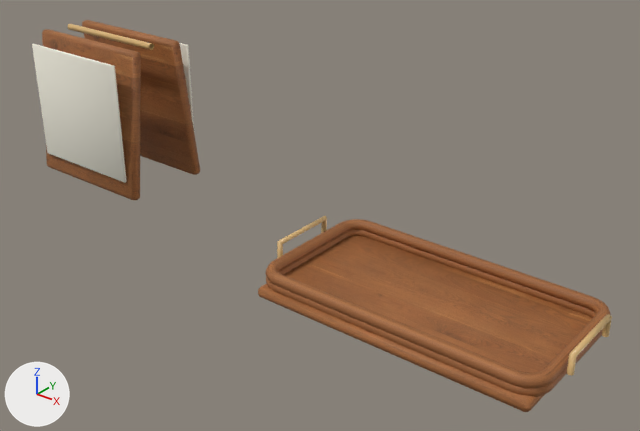
Renders of the Blender file art/blender/kiosk_counter_details.blend from each side of a commit.
Camera for both pictures: a 50 mm lens placed at (1.027, -3.387, 1.011), pointed at (-0.152, -1.913, 0.097). The axes (+X, +Y, +Z) are drawn at lower left. The lights are the same throughout. The first picture is the older version.

The first picture shows 'Menu back inset paper', 'Menu brass top hinge', 'Menu inset paper', 'Menu wood stand', 'Menu wood stand.001', 'Serving tray carved rim', 'Serving tray carved rim.001', 'Serving tray inset base', 'Tray brass carry handle.001' and 1 more.
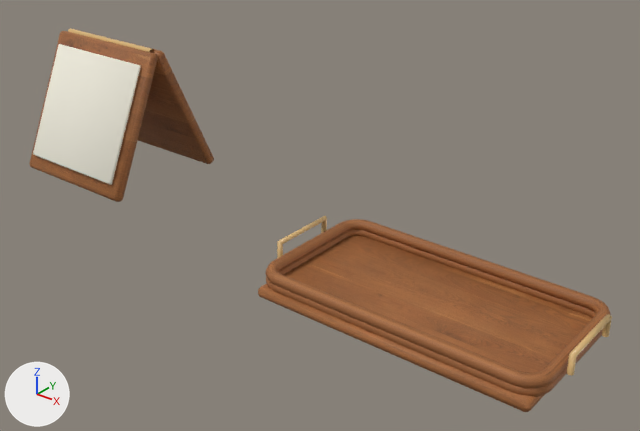
Location of each change, [x1, y1, x2, y2] in pixels of the pictures (640 x 431 px):
'Menu inset paper', moved, turned
    before: [32, 44, 127, 183]
    after: [33, 44, 141, 185]
'Menu wood stand', turned
    before: [42, 29, 141, 200]
    after: [30, 31, 158, 202]
'Menu wood stand.001', turned
    before: [82, 20, 200, 175]
    after: [123, 41, 214, 164]
'Menu brass top hinge', moved
    before: [68, 24, 154, 50]
    after: [68, 28, 154, 52]
'Menu back inset paper', moved, turned (not visible afterwards)
    before: [179, 43, 194, 128]

Diff of the bpy script that builds the scene:
```diff
--- a/art/blender/kiosk_counter_details.blend.py
+++ b/art/blender/kiosk_counter_details.blend.py
@@ me_menu_brass_top_hinge @@
 # used by ob_menu_brass_top_hinge; location = (0.0, 0.0, 0.0)
-me_menu_brass_top_hinge.from_pydata(...)  # 16 vertices, 8 faces; spans x -1.07..-0.73, y -1.899..-1.881, z 0.391..0.409
+me_menu_brass_top_hinge.from_pydata(...)  # 16 vertices, 8 faces; spans x -1.07..-0.73, y -1.899..-1.881, z 0.377..0.395
+# me_menu_brass_top_hinge part 1: the whole mesh is moved by (0.0, 0.0, -0.014)
 me_menu_brass_top_hinge.materials.append(mat_facade_brass)
@@ ob_menu_wood_stand @@
 ob_menu_wood_stand.location = (-0.9, -1.98, 0.205)
-ob_menu_wood_stand.rotation_euler = (-0.12, 0.0, 0.0)  # degrees (-6.9, 0, 0)
+ob_menu_wood_stand.rotation_euler = (-0.43, 0.0, 0.0)  # degrees (-25, 0, 0)
@@ ob_menu_wood_stand_001 @@
 ob_menu_wood_stand_001.location = (-0.9, -1.8, 0.205)
-ob_menu_wood_stand_001.rotation_euler = (0.12, 0.0, 0.0)  # degrees (6.9, 0, 0)
+ob_menu_wood_stand_001.rotation_euler = (0.43, 0.0, 0.0)  # degrees (25, 0, 0)
@@ ob_menu_inset_paper @@
 ob_menu_inset_paper = bpy.data.objects.new('Menu inset paper', me_cube_002)
-ob_menu_inset_paper.location = (-0.9, -2.017, 0.218)
+ob_menu_inset_paper.location = (-0.9, -1.999, 0.214)
+ob_menu_inset_paper.rotation_euler = (-0.43, 0.0, 0.0)  # degrees (-25, 0, 0)
@@ ob_menu_back_inset_paper @@
 ob_menu_back_inset_paper = bpy.data.objects.new('Menu back inset paper', me_cube_003)
-ob_menu_back_inset_paper.location = (-0.9, -1.763, 0.218)
+ob_menu_back_inset_paper.location = (-0.9, -1.781, 0.214)
+ob_menu_back_inset_paper.rotation_euler = (0.43, 0.0, 0.0)  # degrees (25, 0, 0)
```
